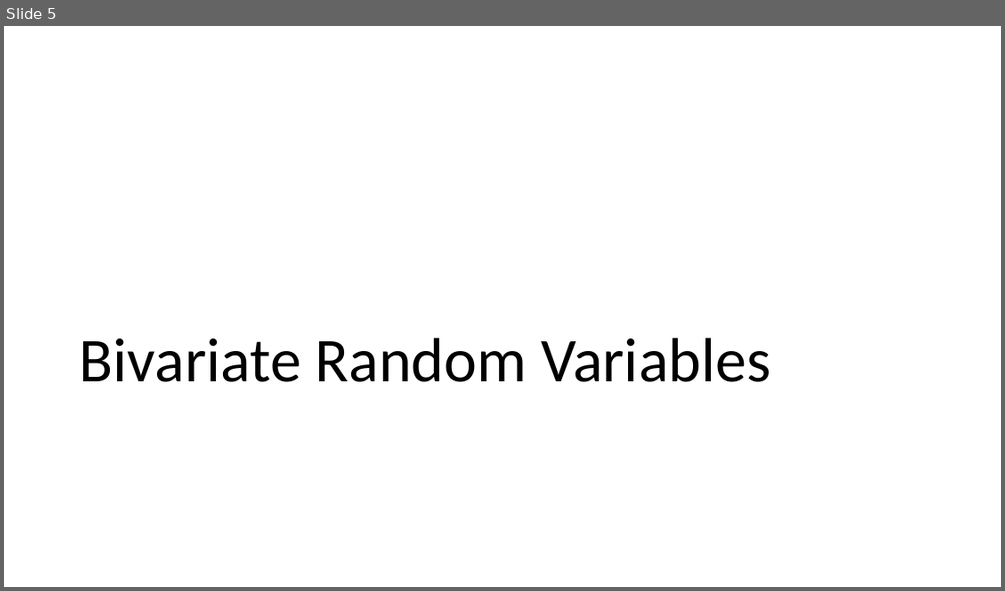
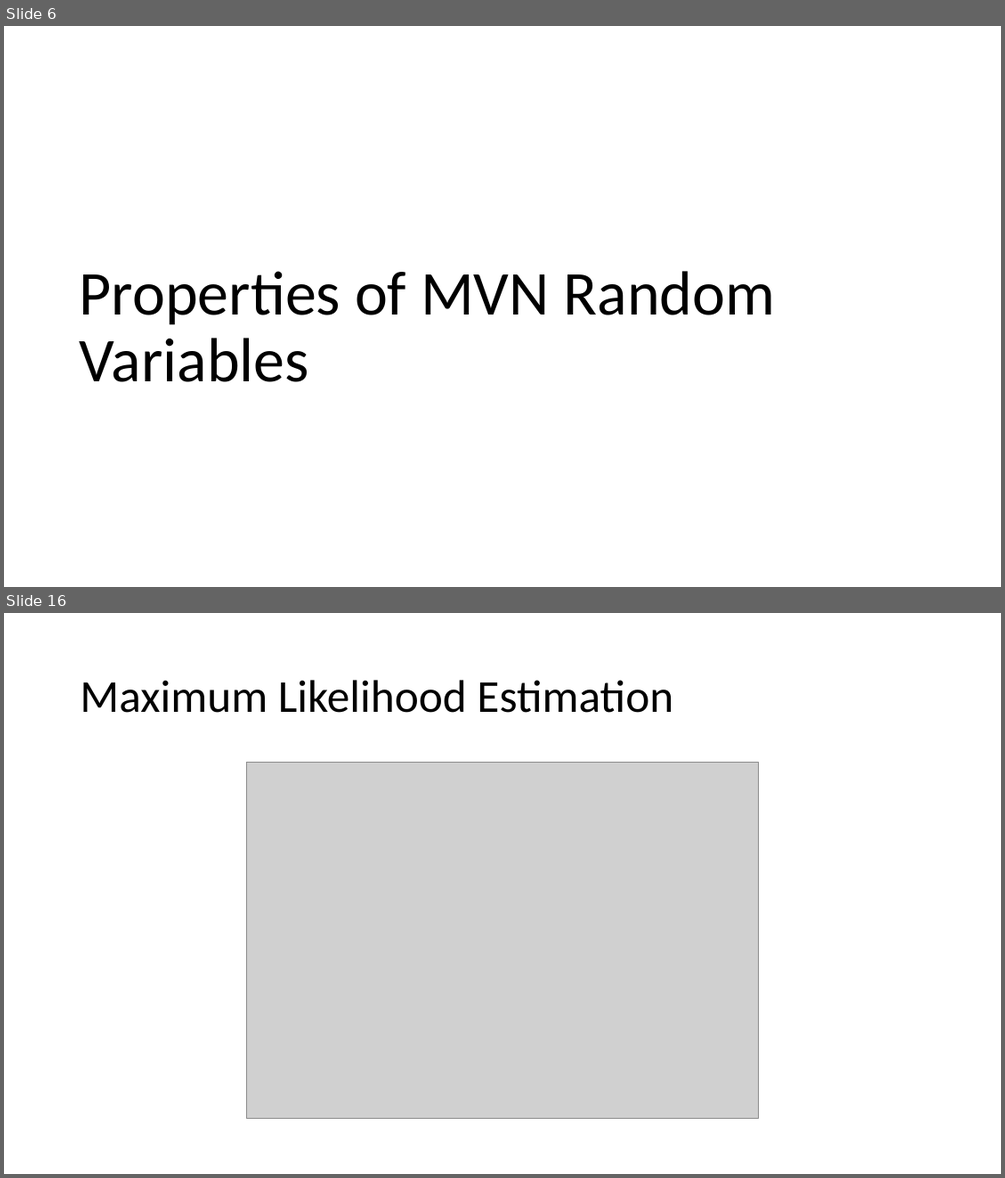
Before and after one commit to hunter-stats/stat717-class-materials, a slide deck: Class 03 Multivariate Normal Distribution.pptx. Shown one above the other, each under a label of ours: slide 5 before the commit, slides 6 and 16 after it; the slides between them are not shown. The pictures are 1005x591 and 1005x1178 pixels, drawn with LibreOffice and Linux fonts; fonts in the diff are those of the drawing; grey boxes stand for pictures. Boxes give left, top, right and bottom in pixels: in the first picture for what was removed or moved away, otherwise in the second. Text is boxed around its words. In the diff, an @@ line names an element or a change of style, - is before the commit and + after.

```diff
--- a/Class 03 Multivariate Normal Distribution.pptx
+++ b/Class 03 Multivariate Normal Distribution.pptx
@@ slide 16 added at (4,613,1001,1174), background #FFFFFF @@
@@ title added at (80,680,673,713), 44 pt, text #000000 @@
+Maximum Likelihood Estimation
@@ picture added at (246,763,759,1119) @@
@@ what was slide 5 is now slide 6 @@
@@ slide 6 changed as well @@
@@ title at (80,271,776,382): text changed @@
-Bivariate Random Variables
+Properties of MVN Random Variables
```
Also in this commit, not shown: 3 other slides changed, 22 other slides added, 25 slides removed, 3 other files.
